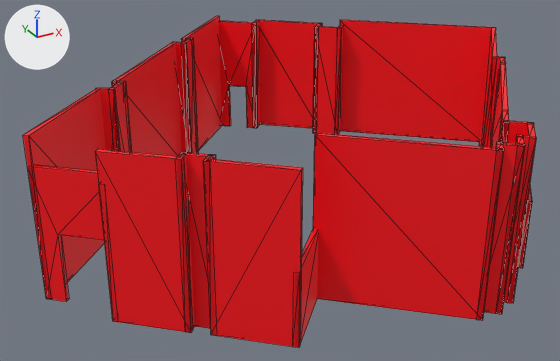
The OBJ model meshes/StageRoom.obj, before and after one commit.
Rendered twice from a 50 mm lens placed at (-18.2, -30.8, 14.8), pointed at (-3.3, -3.8, 1.2). The lights are fixed; the arrows at upper left show +X, +Y and +Z. Mesh edges are drawn as thin lines. Where no turn or scale is listed for an object, it has been applied to the vertices.

Objects in the first picture: 'wall_0EB0D954_D3BC_4851_860C_87D53FF06C42'.
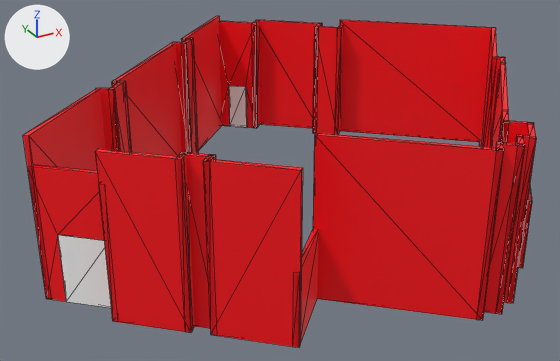
Commit message: adding doors to the bounds

The change, as a diff of the scene's bpy script:
```diff
--- a/meshes/StageRoom.obj.py
+++ b/meshes/StageRoom.obj.py
@@ mat_material_43 @@
+mat_material_43 = principled_material('Material_43')
+mat_material_43.base_color = (1.0, 1.0, 1.0)  # white #ffffff
+mat_material_43.roughness = 0.485
@@ mat_material_44 @@
+mat_material_44 = principled_material('Material_44')
+mat_material_44.base_color = (1.0, 1.0, 1.0)  # white #ffffff
+mat_material_44.roughness = 0.485
@@ me_door_isopen__false__f8e87e89_af68_40f2_866f_cc5747d580b2 @@
+me_door_isopen__false__f8e87e89_af68_40f2_866f_cc5747d580b2.from_pydata([(-11.98, -7.94, -0.06), (-11.98, -7.94, 2.58), (-13.37, -6.66, -0.06), (-13.37, -6.66, 2.58), (-13.5, -6.81, -0.06), (-13.5, -6.81, 2.58), (-12.11, -8.08, -0.06), (-12.11, -8.08, 2.58), (-12.11, -8.08, 2.58), (-13.37, -6.66, -0.06)], [], [(0, 3, 1), (0, 2, 3), (2, 5, 3), (2, 4, 5), (4, 7, 5), (4, 6, 7), (6, 1, 7), (6, 0, 1), (1, 5, 8), (1, 3, 5), (6, 9, 0), (6, 4, 9)])
+me_door_isopen__false__f8e87e89_af68_40f2_866f_cc5747d580b2.materials.append(mat_material_43)  # white #ffffff
@@ me_door_isopen__false__1d66d82e_da72_4013_aac8_7730528479a0 @@
+me_door_isopen__false__1d66d82e_da72_4013_aac8_7730528479a0.from_pydata([(-0.63, 6.92, -0.06), (-0.63, 6.92, 2.31), (0.09, 6.26, -0.06), (0.09, 6.26, 2.31), (0.23, 6.4, -0.06), (0.23, 6.4, 2.31), (-0.49, 7.07, -0.06), (-0.49, 7.07, 2.31)], [], [(0, 3, 1), (0, 2, 3), (2, 5, 3), (2, 4, 5), (4, 7, 5), (4, 6, 7), (6, 1, 7), (6, 0, 1), (1, 5, 7), (1, 3, 5), (6, 2, 0), (6, 4, 2)])
+me_door_isopen__false__1d66d82e_da72_4013_aac8_7730528479a0.materials.append(mat_material_44)  # white #ffffff
@@ ob_door_isopen__false__f8e87e89_af68_40f2_866f_cc5747d580b2 @@
+ob_door_isopen__false__f8e87e89_af68_40f2_866f_cc5747d580b2 = bpy.data.objects.new('door_isOpen__false__F8E87E89_AF68_40F2_866F_CC5747D580B2', me_door_isopen__false__f8e87e89_af68_40f2_866f_cc5747d580b2)
+ob_door_isopen__false__f8e87e89_af68_40f2_866f_cc5747d580b2.location = (0.0, 0.0, 0.0)
@@ ob_door_isopen__false__1d66d82e_da72_4013_aac8_7730528479a0 @@
+ob_door_isopen__false__1d66d82e_da72_4013_aac8_7730528479a0 = bpy.data.objects.new('door_isOpen__false__1D66D82E_DA72_4013_AAC8_7730528479A0', me_door_isopen__false__1d66d82e_da72_4013_aac8_7730528479a0)
+ob_door_isopen__false__1d66d82e_da72_4013_aac8_7730528479a0.location = (0.0, 0.0, 0.0)
```

What differs and where, as boxes [x1, y1, x2, y2] in the pictures (560 x 361 px):
'door_isOpen__false__F8E87E89_AF68_40F2_866F_CC5747D580B2', added: after [58, 235, 111, 308]
'door_isOpen__false__1D66D82E_DA72_4013_AAC8_7730528479A0', added: after [229, 86, 247, 128]
